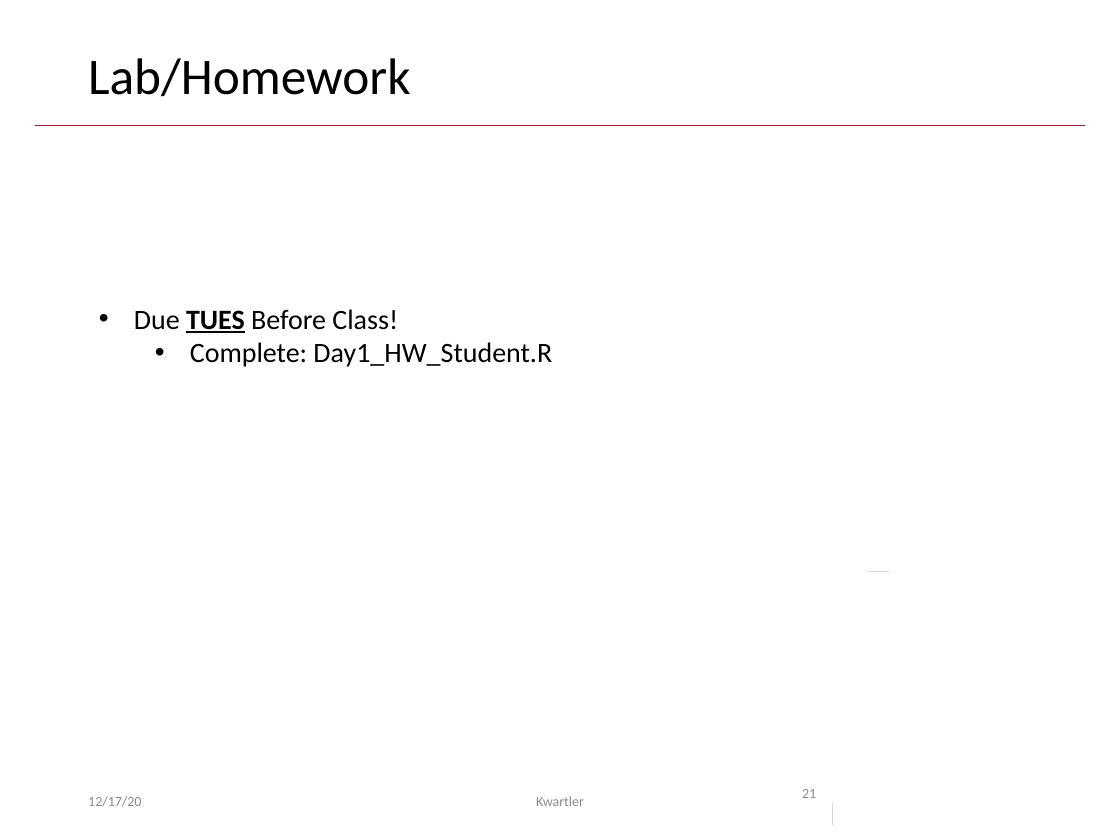
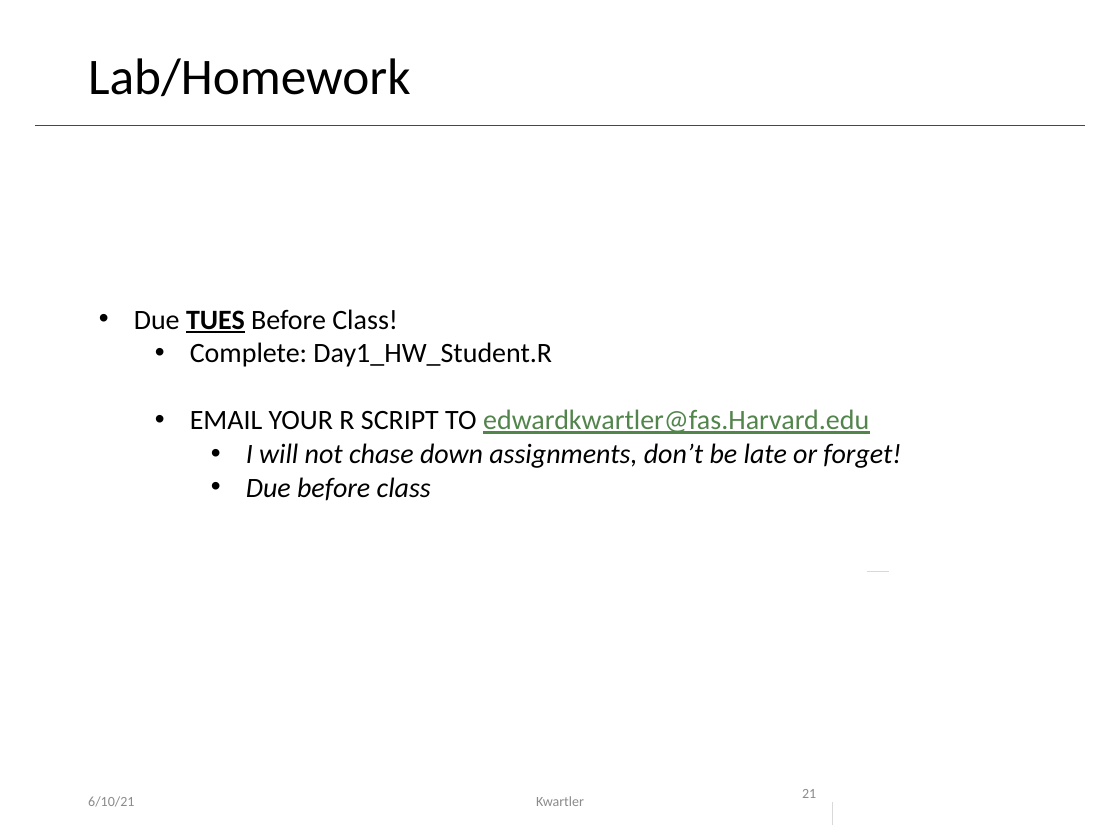
Before and after one commit to kwartler/GSERM_Text_Remote_student, a slide deck: slide 21 of student_lessons/A_Setup_Intro_Basics/Day1_live_C.pptx. Drawn at 1120x840 pixels with LibreOffice and Linux fonts; fonts in the diff are those of the drawing; background and template pictures are left out. Boxes give left, top, right and bottom in pixels: in the first picture for what was removed or moved away, otherwise in the second. Text is boxed around its words. In the diff, an @@ line names an element or a change of style, - is before the commit and + after.

```diff
--- a/student_lessons/A_Setup_Intro_Basics/Day1_live_C.pptx
+++ b/student_lessons/A_Setup_Intro_Basics/Day1_live_C.pptx
@@ text at bbox=[190, 409, 901, 501]: paragraphs added @@
+  • EMAIL YOUR R SCRIPT TO edwardkwartler@fas.Harvard.edu
+    • I will not chase down assignments, don’t be late or forget!
+    • Due before class
@@ text at bbox=[88, 796, 134, 807]: text changed @@
-12/17/20
+6/10/21
```
Also in this commit, not shown: 20 other slides changed, 10 other files.
